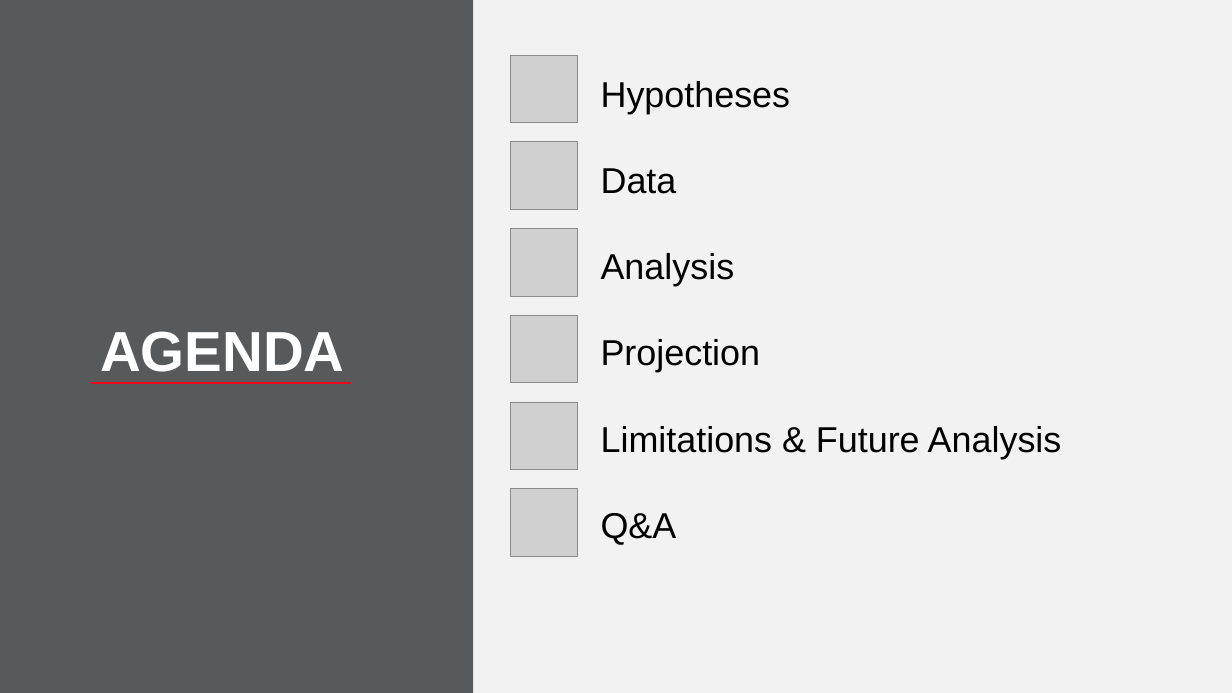
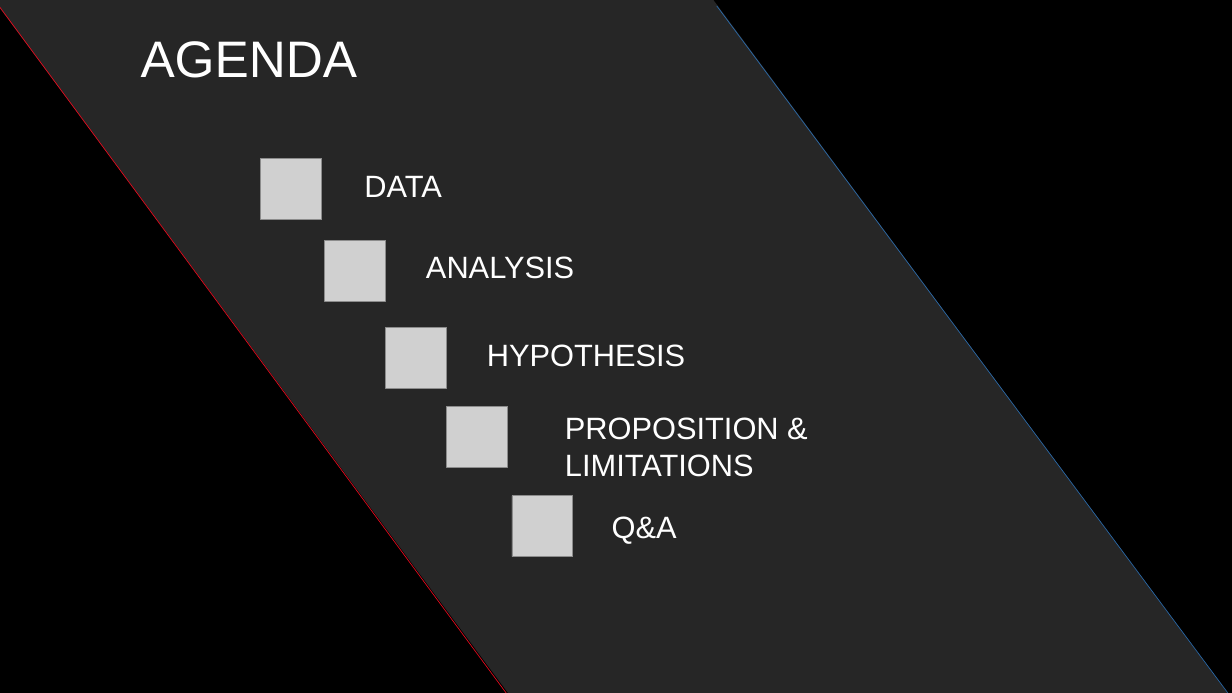
Before and after one commit to YarelyVargas/SMU_project1_Group2, a slide deck: slide 2 of Yarely-slides/SlideDeckGroup2.pptx. Drawn at 1232x693 pixels with LibreOffice and Linux fonts; fonts in the diff are those of the drawing; grey boxes stand for pictures; background and template pictures are left out. Boxes give left, top, right and bottom in pixels: in the first picture for what was removed or moved away, otherwise in the second. Text is boxed around its words. In the diff, an @@ line names an element or a change of style, - is before the commit and + after.

```diff
--- a/Yarely-slides/SlideDeckGroup2.pptx
+++ b/Yarely-slides/SlideDeckGroup2.pptx
@@ background #F2F2F2 to picture (left out) @@
@@ rectangle removed at (x1=0, y1=0, x2=473, y2=693) @@
@@ parallelogram added at (x1=0, y1=0, x2=1226, y2=693), fill #262626, outline #262626 1 pt @@
@@ line added from (0, 6) to (510, 693), #EB0A1E 0.5 pt @@
@@ text "AGENDA" moved from (x1=100, y1=331, x2=345, y2=372) to (x1=141, y1=41, x2=357, y2=78) @@
@@ text "AGENDA" at (x1=141, y1=41, x2=357, y2=78): size 44 to 40 pt, bold off @@
@@ line added from (717, 6) to (1228, 693), #2A6BAC 0.5 pt @@
@@ picture removed at (x1=510, y1=55, x2=578, y2=123) @@
@@ text removed at (x1=601, y1=81, x2=1062, y2=545) @@
-Hypotheses
-Data
-Analysis
-Projection
-Limitations & Future Analysis
-Q&A
@@ picture removed at (x1=510, y1=142, x2=578, y2=210) @@
@@ picture added at (x1=261, y1=158, x2=322, y2=219) @@
@@ text added at (x1=364, y1=175, x2=442, y2=197), 24 pt, text #FFFFFF @@
+DATA
@@ picture removed at (x1=510, y1=228, x2=578, y2=296) @@
@@ picture added at (x1=325, y1=240, x2=386, y2=301) @@
@@ text added at (x1=426, y1=256, x2=574, y2=279), 24 pt, text #FFFFFF @@
+ANALYSIS
@@ picture added at (x1=386, y1=327, x2=447, y2=388) @@
@@ picture removed at (x1=510, y1=315, x2=578, y2=383) @@
@@ text added at (x1=487, y1=344, x2=685, y2=367), 24 pt, text #FFFFFF @@
+HYPOTHESIS
@@ line removed from (91, 383) to (351, 383) @@
@@ picture added at (x1=447, y1=407, x2=508, y2=468) @@
@@ picture removed at (x1=510, y1=402, x2=578, y2=470) @@
@@ text added at (x1=565, y1=417, x2=779, y2=477), 24 pt, text #FFFFFF @@
+PROPOSITION & LIMITATIONS
@@ picture resized from (x1=510, y1=489, x2=578, y2=556) to (x1=512, y1=495, x2=573, y2=556) @@
@@ text added at (x1=612, y1=516, x2=677, y2=543), 24 pt, text #FFFFFF @@
+Q&A
```
Also in this commit, not shown: 5 other slides changed, 3 slides added, 6 slides removed.
